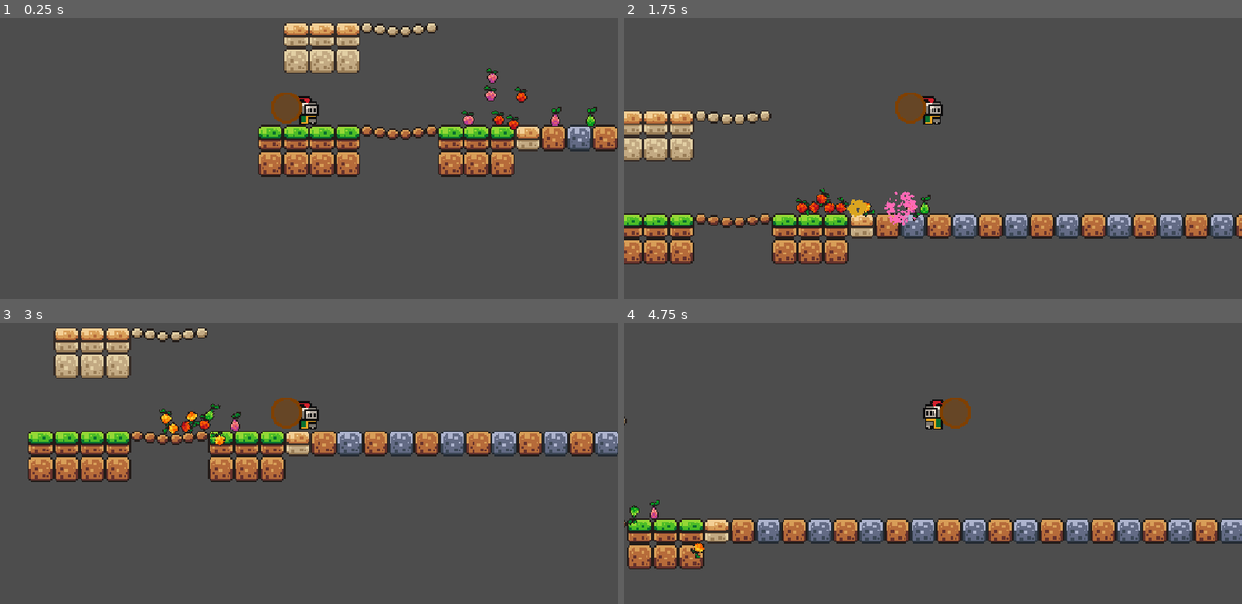
Above: before the commit, frames 1-4 (two rows, left to right).
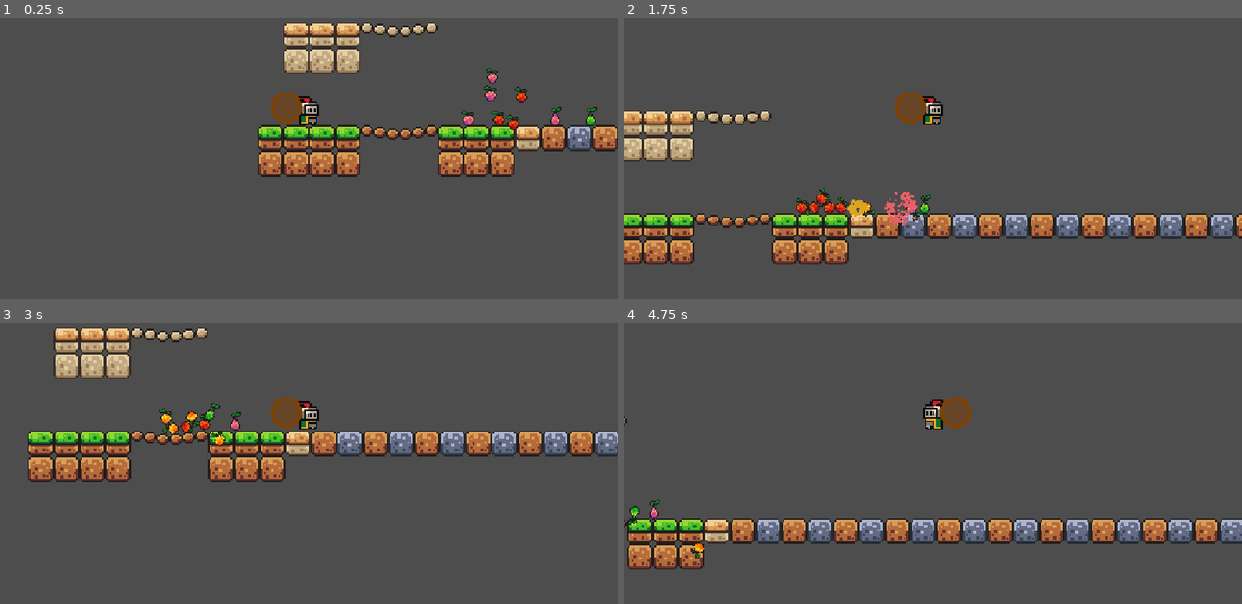
Above: after the commit, the same moments.

Repository: R3nthgar/Gamejam-2026
Game: Godot game, scene res://scenes/world.tscn
Two runs of this game, one before a commit and one after it. Both use one fixed random seed, a clock stepped at 60 frames per second and the inputs below.
Inputs (mouse positions are in pixels of both pictures, inside the frame that each line leads up to):
- Up to frame 1 (0.25 s): no input
- Up to frame 2 (1.75 s): move the mouse to (1124, 119) at 0.52 s; hold D (right) from 0.53 s (still down); click (1124, 119) at 0.67 s; tap W (up) at 0.77, 1.52 s; move the mouse to (963, 217) at 1.27 s; click (963, 217) at 1.42 s
- Up to frame 3 (3 s): move the mouse to (179, 519) at 2.02 s; release D (right) at 2.03 s; hold A (left) 2.03-2.78 s; click (179, 519) at 2.17 s; move the mouse to (265, 412) at 2.77 s; hold D (right) from 2.78 s (still down); click (265, 412) at 2.92 s
- Up to frame 4 (4.75 s): tap W (up) at 3.02, 3.77, 4.52 s; move the mouse to (648, 519) at 3.52 s; click (648, 519) at 3.67 s; move the mouse to (747, 379) at 4.27 s; release D (right) at 4.28 s; hold A (left) from 4.28 s (still down); click (747, 379) at 4.42 s

The runs differ from the first frame. In frame 1, less than 0.1% of the frame differs, in the area x 89-97%, y 32-39%; in frame 2, 0.3%, in the area x 42-50%, y 61-74%; in frame 3, less than 0.1%; in frame 4, less than 0.1%.

Commit message:
Changed Particle Colors

Diff:
--- a/scenes/color_potion.tscn
+++ b/scenes/color_potion.tscn
@@ -5,7 +5,11 @@
 
 [node name="ColorPotion" instance=ExtResource("1_n1b6y")]
 script = ExtResource("2_hd0s4")
+metadata/color = Color(0.9019608, 0.37254903, 0.4117647, 1)
 metadata/timer_length = 0.1
+
+[node name="CollectibleImage" parent="CollectibleCollision" index="0"]
+animation = &"potion"
 
 [node name="Timer" parent="CollectibleCollision" index="2"]
 wait_time = 0.25
--- a/scenes/potion.tscn
+++ b/scenes/potion.tscn
@@ -11,13 +11,17 @@
 max_contacts_reported = 1
 script = ExtResource("1_le10y")
 metadata/collectible = "potion"
+metadata/color = Color(0, 0, 0, 1)
 
-[node name="PotionEffect" type="Area2D" parent="CollectibleCollision" index="1"]
+[node name="PotionEffect" type="Area2D" parent="CollectibleCollision" index="0"]
 collision_layer = 0
 collision_mask = 16
 
 [node name="PotionEffectCollision" type="CollisionShape2D" parent="CollectibleCollision/PotionEffect" index="0"]
 shape = SubResource("CircleShape2D_le10y")
+
+[node name="CollectibleImage" parent="CollectibleCollision" index="1"]
+position = Vector2(0, -2)
 
 [node name="Timer" type="Timer" parent="CollectibleCollision" index="2"]
 wait_time = 3.0
--- a/scenes/scaling_potion.tscn
+++ b/scenes/scaling_potion.tscn
@@ -6,3 +6,4 @@
 [node name="ScalingPotion" instance=ExtResource("1_c8cev")]
 script = ExtResource("2_tdmsy")
 metadata/collectible = "potion2"
+metadata/color = Color(0.3019608, 0.7411765, 0.15294118, 1)
--- a/scripts/collectible.gd
+++ b/scripts/collectible.gd
@@ -11,6 +11,7 @@
 var held=false
 var in_bag=false
 var should_set_position=false
+const max_velocity=750.0
 # Called when the node enters the scene tree for the first time.
 func refresh_image():
 	if(allowable_collectibles.has(get_meta("collectible"))):
@@ -43,8 +44,10 @@
 				set_collision_mask_value(2,true)
 			gravity_scale=1
 func _integrate_forces(state: PhysicsDirectBodyState2D) -> void:
+	if(linear_velocity.length()>max_velocity):
+		linear_velocity=linear_velocity.normalized()*lerp(linear_velocity.length(),max_velocity,0.5)
 	if(held):
-		linear_velocity=position.direction_to(get_global_mouse_position())*min(1000,position.distance_squared_to(get_global_mouse_position()))
+		linear_velocity=position.direction_to(get_global_mouse_position())*min(max_velocity,position.distance_squared_to(get_global_mouse_position()))
 	elif(should_set_position):
 		position=should_set_position
 		should_set_position=false
--- a/scripts/potion.gd
+++ b/scripts/potion.gd
@@ -18,7 +18,7 @@
 		print("kablooey")
 		exploded=true
 		timer.start()
-		emit_particles(Color("hotpink"), 1)
+		emit_particles(get_meta("color"), 1)
 		affected=potion_effect.get_overlapping_bodies()
 		affected.erase(potion)
 		apply_effect(affected, false)
